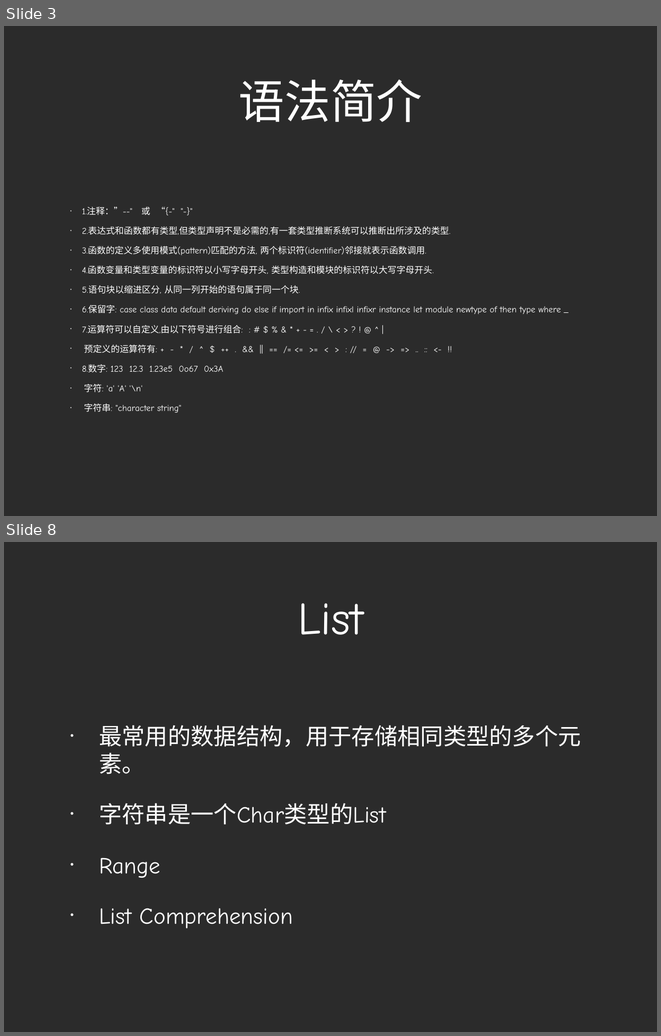
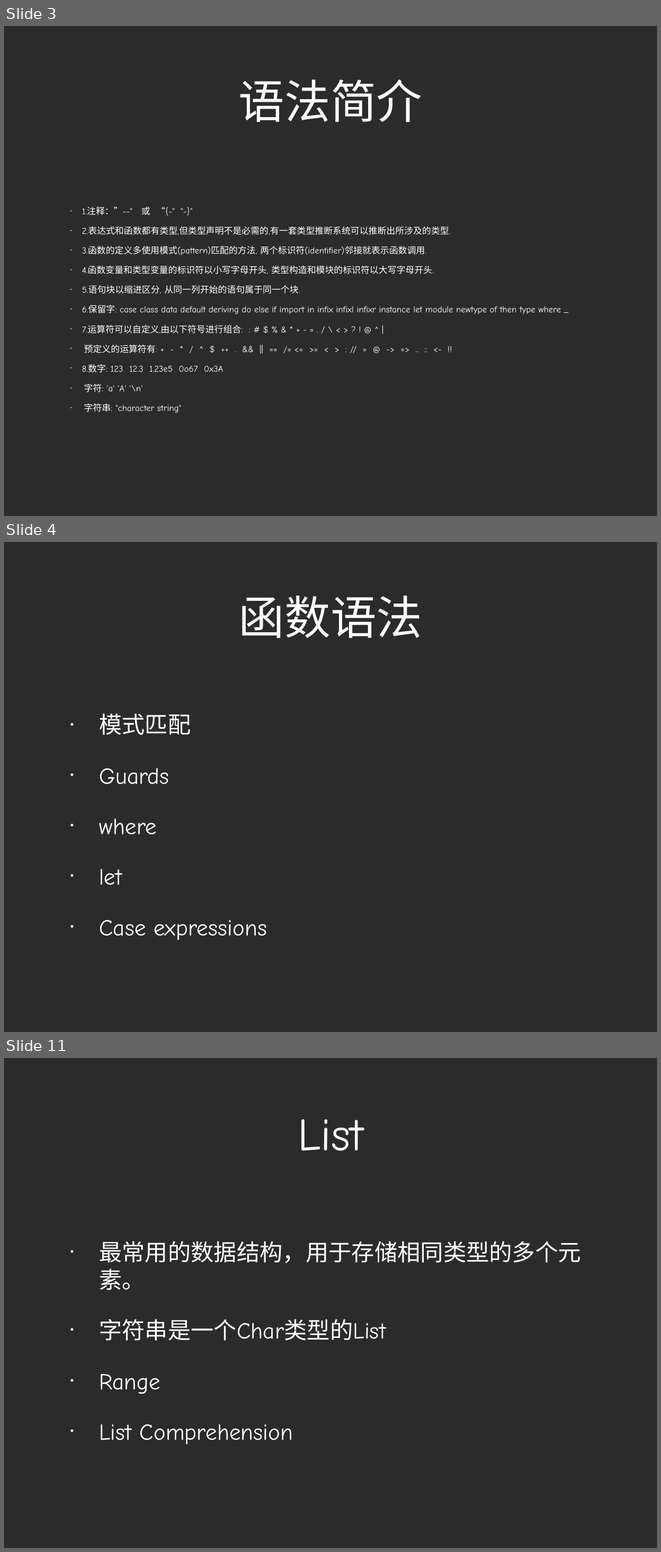
Before and after one commit to zhizhuwang/codekata, a slide deck: haskell/Haskell Basics.ppt. Shown one above the other, each under a label of ours: slides 3 and 8 before the commit, slides 3, 4 and 11 after it; the slides between them are not shown. The pictures are 661x1036 and 661x1552 pixels, drawn with LibreOffice and Linux fonts; fonts in the diff are those of the drawing; background and template pictures are left out; a plain dark background stands for a picture behind light text. Boxes give left, top, right and bottom in pixels: in the first picture for what was removed or moved away, otherwise in the second. Text is boxed around its words. In the diff, an @@ line names an element or a change of style, - is before the commit and + after.

```diff
--- a/haskell/Haskell Basics.ppt
+++ b/haskell/Haskell Basics.ppt
@@ slide 4 added at <box>4,542,657,1032</box>, background picture (left out) @@
@@ title added at <box>239,596,423,638</box>, 72 pt, text #FFFFFF @@
+函数语法
@@ text added at <box>99,713,267,940</box>, 36 pt, text #FFFFFF @@
+• 模式匹配
+• Guards
+• where
+• let
+• Case expressions
@@ what was slide 8 is now slide 11 @@
```
Also in this commit, not shown: 3 slides changed, 15 other slides added, 2 slides removed, 34 other files.
